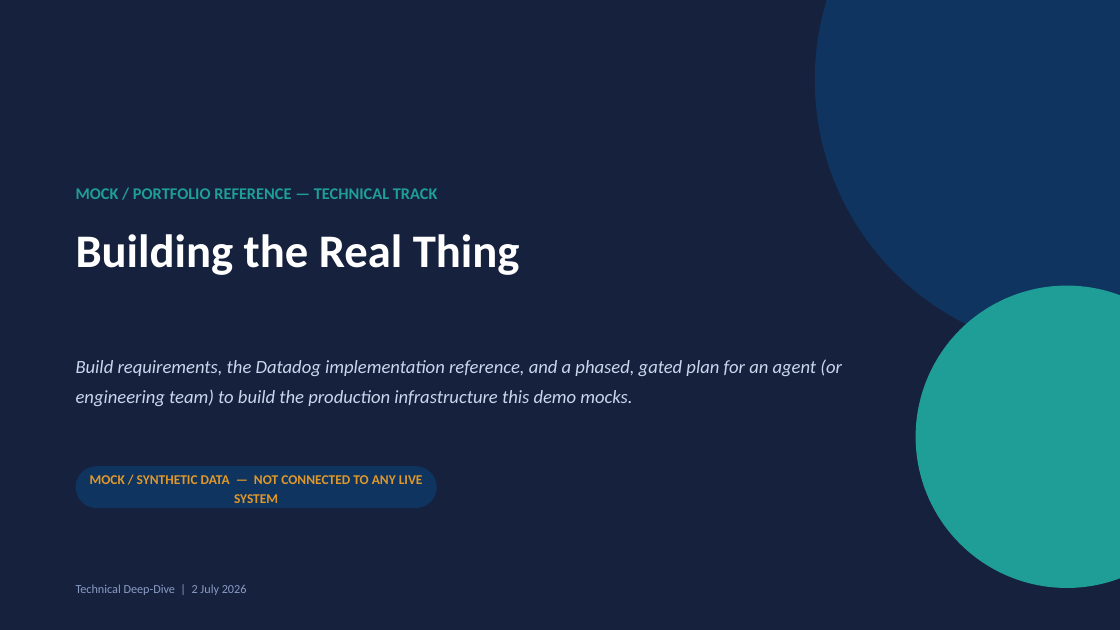
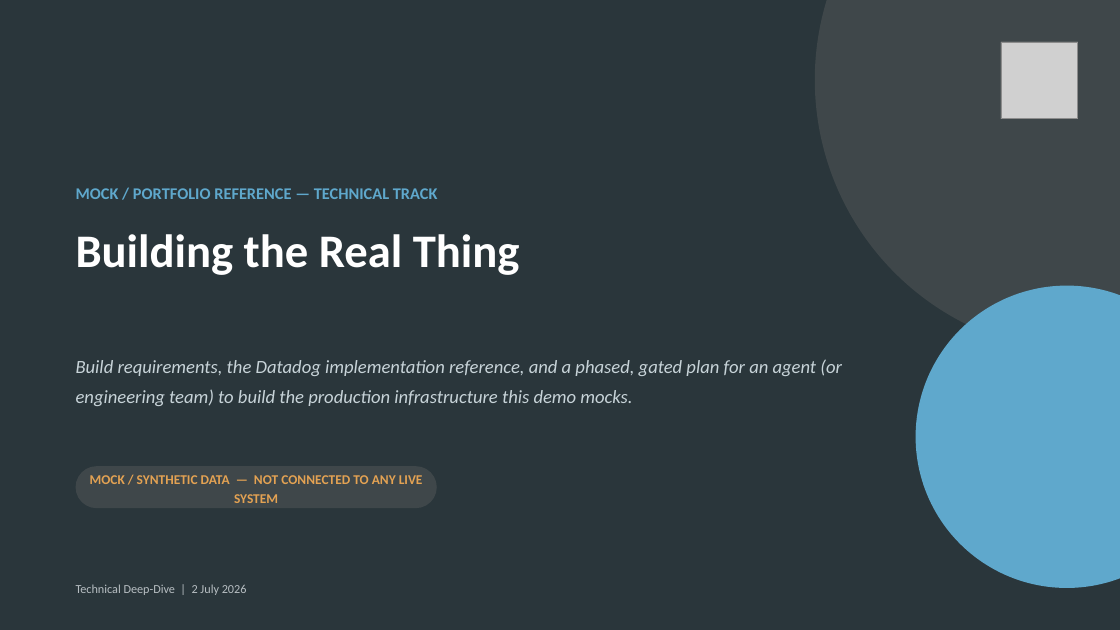
Before and after one commit to getamazednow/genai-observability-demo, a slide deck: slide 1 of training/slides/GenAI-Observability-Technical-Deepdive.pptx. Drawn at 1120x630 pixels with LibreOffice and Linux fonts; fonts in the diff are those of the drawing; grey boxes stand for pictures. Boxes give left, top, right and bottom in pixels: in the first picture for what was removed or moved away, otherwise in the second. Text is boxed around its words. In the diff, an @@ line names an element or a change of style, - is before the commit and + after.

Commit message:
Rebrand training artefacts with Getamazednow AI Design System v1.0
- Both decks: navy/teal palette remapped to Ink/Signal/Stone brand tokens,
  Poppins headings, brand badge on title slides (layouts, masters, theme incl.)
- Training guide: heading/title colors to Ink + Signal-deep, theme fonts
  to Poppins (headings) / Inter (body); content untouched

```diff
--- a/training/slides/GenAI-Observability-Technical-Deepdive.pptx
+++ b/training/slides/GenAI-Observability-Technical-Deepdive.pptx
@@ background #16213E to #2A363B @@
@@ ellipse at (815, 0, 1120, 353): fill #0F3460 to #3F474A @@
@@ picture added at (1002, 42, 1079, 119) @@
@@ text "MOCK / PORTFOLIO REFERENCE — ..." at (76, 188, 438, 199): text colour #1F9E97 to #5FA8CC @@
@@ ellipse at (916, 286, 1120, 588): fill #1F9E97 to #5FA8CC @@
@@ text "Build requirements, the Datadog implementation ..." at (76, 359, 842, 406): text colour #C9D6EC to #C7D3D8 @@
@@ text "MOCK / SYNTHETIC DATA — ..." at (90, 475, 423, 503): text colour #E0982A to #E3A253 @@
@@ rounded rectangle at (76, 466, 437, 508): fill #0F3460 to #3F474A @@
@@ text "Technical Deep-Dive | 2 July ..." at (76, 584, 247, 595): text colour #8A9BC4 to #B7BEC2 @@
```
Also in this commit, not shown: 15 other slides changed, 2 other files.
